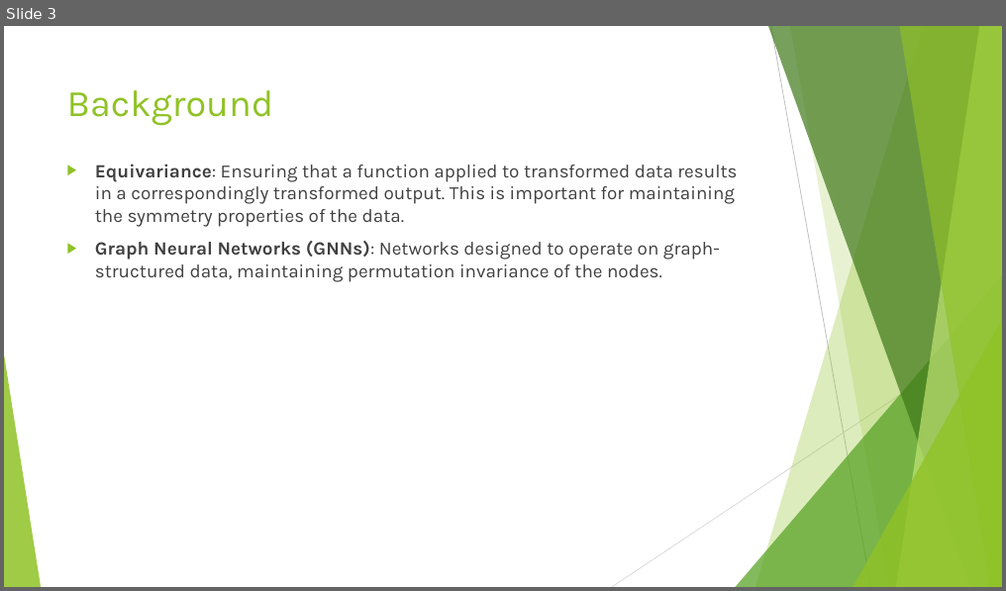
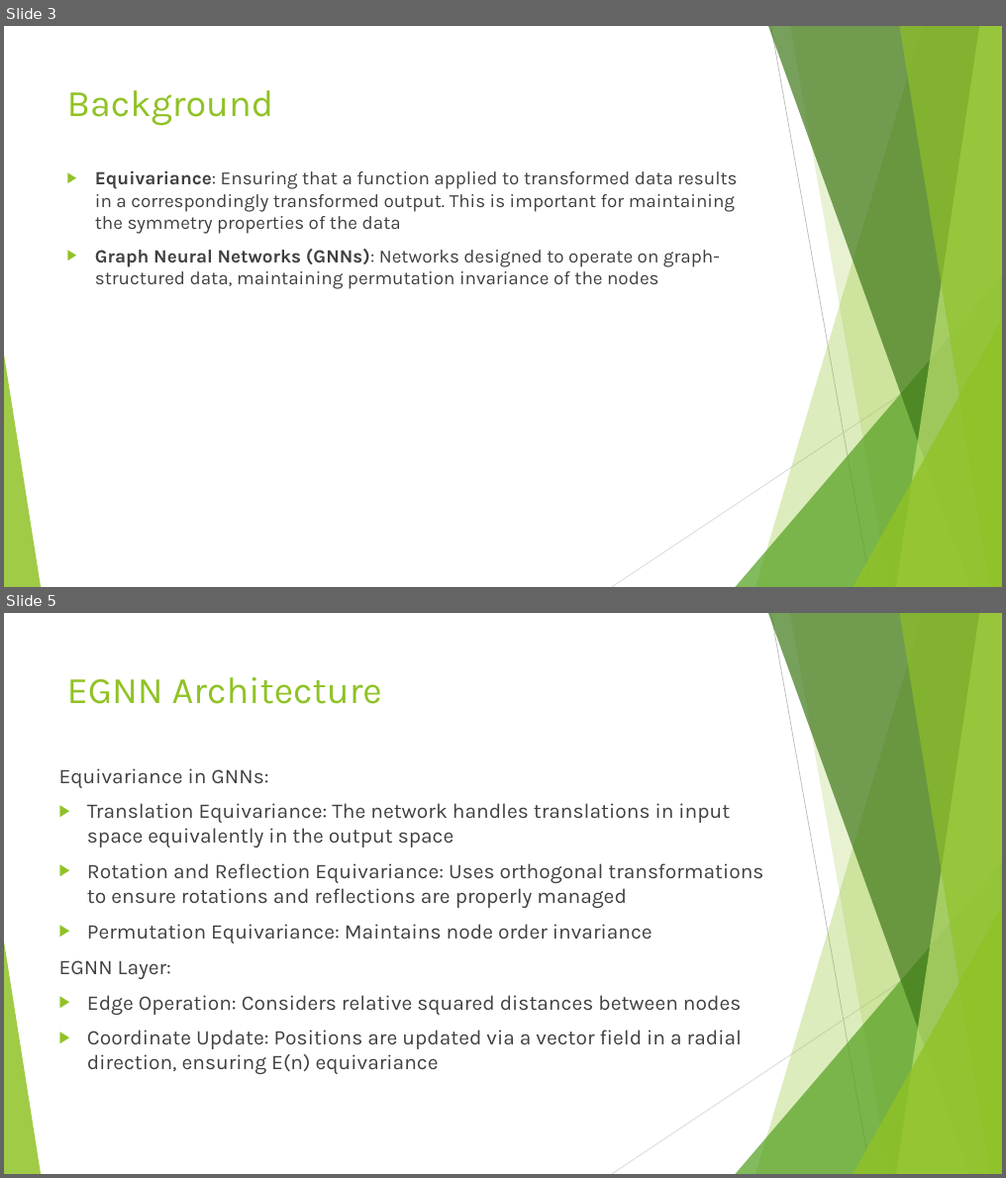
Before and after one commit to HoangTrang150302/AI_test, a slide deck: Task 1/#3 Presentation.pptx. Shown one above the other, each under a label of ours: slide 3 before the commit, slides 3 and 5 after it; the slides between them are not shown. The pictures are 1006x591 and 1006x1178 pixels, drawn with LibreOffice and Linux fonts; fonts in the diff are those of the drawing. Boxes give left, top, right and bottom in pixels: in the first picture for what was removed or moved away, otherwise in the second. Text is boxed around its words. In the diff, an @@ line names an element or a change of style, - is before the commit and + after.

```diff
--- a/Task 1/#3 Presentation.pptx
+++ b/Task 1/#3 Presentation.pptx
@@ slide 5 added at (x1=4, y1=613, x2=1002, y2=1174), background #FFFFFF; not listed: 10 template elements that a slide beside it also shows @@
@@ title added at (x1=67, y1=677, x2=382, y2=704), 36 pt, text #90C226 @@
+EGNN Architecture
@@ text added at (x1=59, y1=768, x2=763, y2=1074), 20 pt, text #404040 @@
+Equivariance in GNNs:
+▶ Translation Equivariance: The network handles translations in input space equivalently in the output space
+▶ Rotation and Reflection Equivariance: Uses orthogonal transformations to ensure rotations and reflections are properly managed
+▶ Permutation Equivariance: Maintains node order invariance
+EGNN Layer:
+▶ Edge Operation: Considers relative squared distances between nodes
+▶ Coordinate Update: Positions are updated via a vector field in a radial direction, ensuring E(n) equivariance
@@ slide 3 changed as well @@
@@ text at (x1=95, y1=171, x2=737, y2=289): text changed @@
-▶ Equivariance: Ensuring that a function applied to transformed data results in a correspondingly transformed output. This is important for maintaining the symmetry properties of the data.
-▶ Graph Neural Networks (GNNs): Networks designed to operate on graph-structured data, maintaining permutation invariance of the nodes.
+▶ Equivariance: Ensuring that a function applied to transformed data results in a correspondingly transformed output. This is important for maintaining the symmetry properties of the data
+▶ Graph Neural Networks (GNNs): Networks designed to operate on graph-structured data, maintaining permutation invariance of the nodes
```
Also in this commit, not shown: 7 other slides changed, 1 other slide added, 19 other files.
